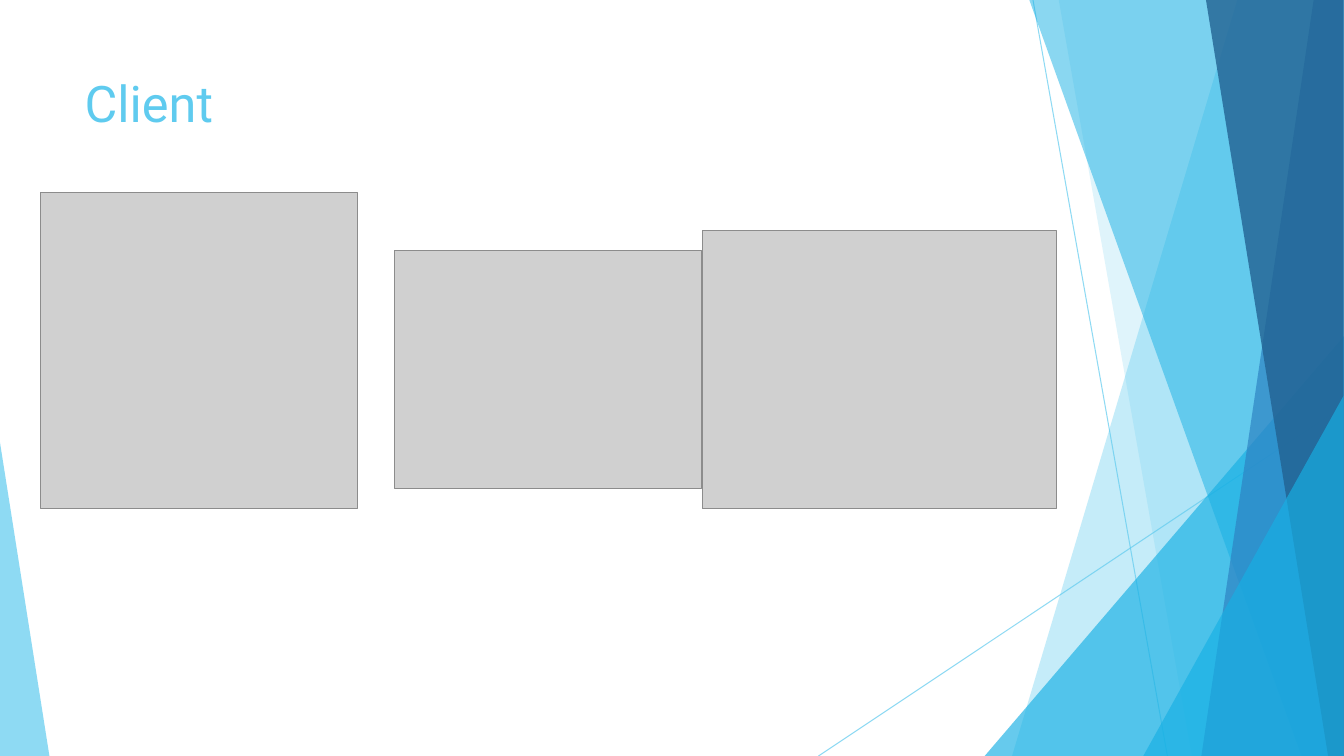
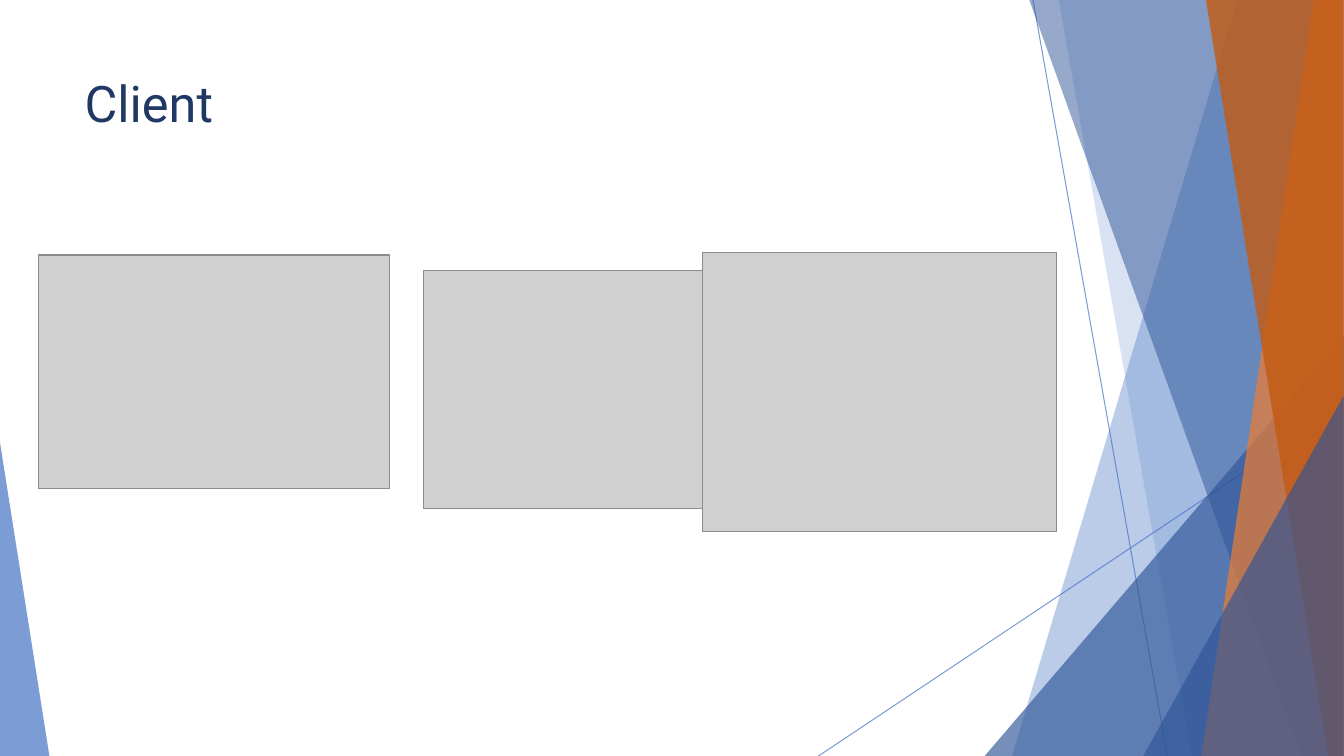
Before and after one commit to NorahAba/Freport, a slide deck: slide 2 of FinalPresentation.pptx. Drawn at 1344x756 pixels with LibreOffice and Linux fonts; fonts in the diff are those of the drawing; grey boxes stand for pictures. Boxes give left, top, right and bottom in pixels: in the first picture for what was removed or moved away, otherwise in the second. Text is boxed around its words. In the diff, an @@ line names an element or a change of style, - is before the commit and + after.

```diff
--- a/FinalPresentation.pptx
+++ b/FinalPresentation.pptx
@@ freeform shape at (x1=1012, y1=0, x2=1344, y2=756): fill #5FCBEF at 36% opacity to #4472C4 at 36% opacity @@
@@ freeform shape at (x1=1029, y1=0, x2=1344, y2=756): fill #17B0E4 at 50% opacity to #2F5597 at 50% opacity @@
@@ line (1033, 0) - (1168, 756): stroke #5FCBEF 0.75 pt to #4472C4 0.75 pt @@
@@ freeform shape at (x1=1059, y1=0, x2=1344, y2=756): fill #5FCBEF at 20% opacity to #4472C4 at 20% opacity @@
@@ freeform shape at (x1=1202, y1=0, x2=1344, y2=756): fill #2E83C3 at 70% opacity to #ED7D31 at 70% opacity @@
@@ freeform shape at (x1=1206, y1=0, x2=1344, y2=756): fill #226292 at 80% opacity to #C55A11 at 80% opacity @@
@@ title "Client" at (x1=85, y1=84, x2=213, y2=123): text colour #5FCBEF to #203864 @@
@@ picture resized from (x1=40, y1=193, x2=357, y2=509) to (x1=38, y1=255, x2=389, y2=489) @@
@@ picture moved from (x1=702, y1=230, x2=1056, y2=508) to (x1=702, y1=253, x2=1056, y2=531) @@
@@ picture moved from (x1=395, y1=250, x2=703, y2=489) to (x1=423, y1=270, x2=731, y2=509) @@
@@ triangle at (x1=985, y1=336, x2=1344, y2=756): fill #17B0E4 at 66% opacity to #2F5597 at 66% opacity @@
@@ line (1344, 406) - (819, 756): stroke #5FCBEF 0.75 pt to #4472C4 0.75 pt @@
@@ triangle at (x1=1143, y1=396, x2=1344, y2=756): fill #17B0E4 at 66% opacity to #2F5597 at 66% opacity @@
@@ triangle at (x1=0, y1=443, x2=49, y2=756): fill #5FCBEF at 70% opacity to #4472C4 at 70% opacity @@
```
Also in this commit, not shown: 5 other slides changed, 2 slides added.
